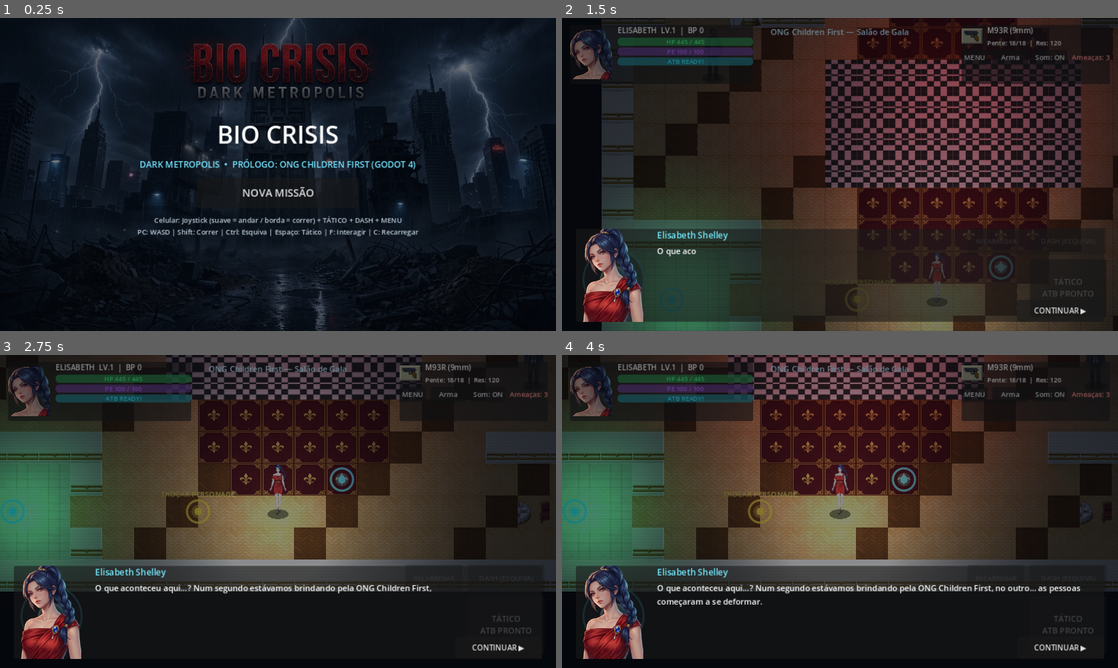
Above: before the commit, frames 1-4 (two rows, left to right).
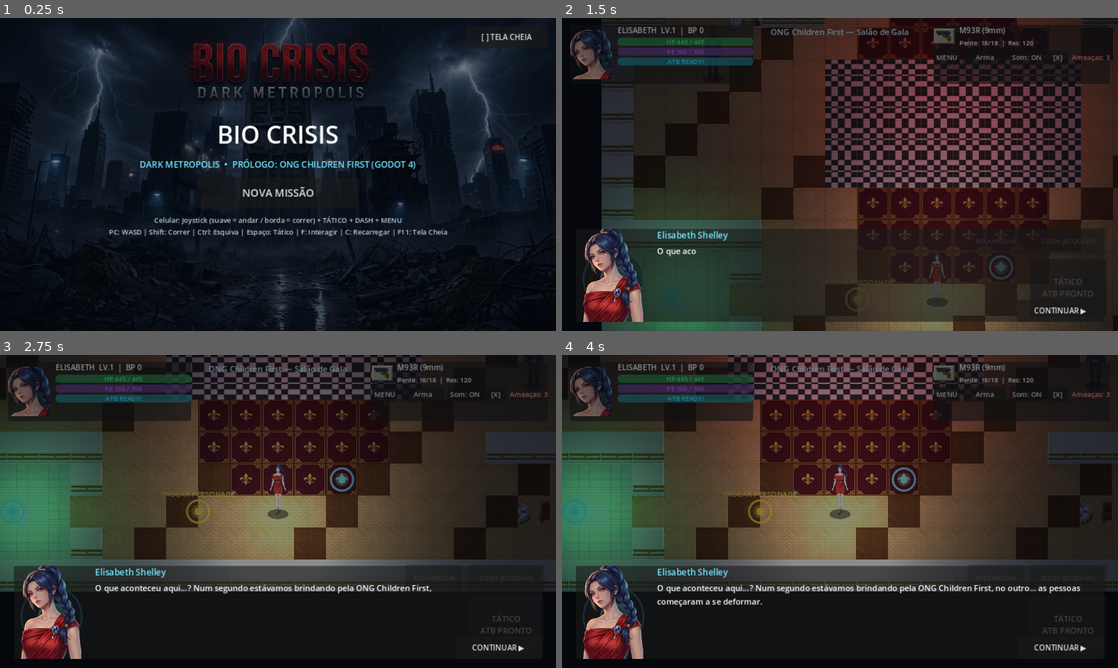
Above: after the commit, the same moments.

Repository: Edsephiroth/Bio-Crisis
Game: Godot game, scene res://src/ui/title_screen.tscn
The game is run twice, just before and just after one commit, with the same random seed, the same clock (stepped at 60 frames per second) and the same inputs. Sound files missing from this copy of the repository are replaced by a short silence.
Inputs (mouse positions are in pixels of both pictures, inside the frame that each line leads up to):
- Up to frame 1 (0.25 s): no input
- Up to frame 2 (1.5 s): click (1067, 36) at 0.5 s, where only the run after the commit has a clickable "[ ] TELA CHEIA"; click "NOVA MISSÃO" at 1.25 s
- Up to frame 3 (2.75 s): click (494, 395) at 2 s, where only the run after the commit has a clickable "[X]"
- Up to frame 4 (4 s): click "Arma" at 2.75 s; click "Som: ON" at 3.5 s

The runs differ from the first frame. In frame 1, 0.8% of the frame differs, in the area x 19-96%, y 4-70%; in frame 2, 1.0%; in frame 3, 1.0%; in frame 4, 1.1%, in the area x 66-91%, y 2-22%.

Commit message:
feat(ui): add cross-platform Fullscreen button for PC and mobile (Title + HUD + F11)

Diff:
--- a/src/autoload/game_state.gd
+++ b/src/autoload/game_state.gd
@@ -754,3 +754,54 @@
 
 	EventBus.player_stats_changed.emit()
 	return true
+
+
+func _unhandled_input(event: InputEvent) -> void:
+	if event is InputEventKey:
+		var key_ev: InputEventKey = event as InputEventKey
+		if key_ev.pressed and not key_ev.echo and key_ev.keycode == KEY_F11:
+			toggle_fullscreen()
+
+
+func is_fullscreen() -> bool:
+	if OS.has_feature("web"):
+		return bool(JavaScriptBridge.eval("Boolean(document.fullscreenElement || document.webkitFullscreenElement)", true))
+	var mode: int = DisplayServer.window_get_mode()
+	return mode == DisplayServer.WINDOW_MODE_FULLSCREEN or mode == DisplayServer.WINDOW_MODE_EXCLUSIVE_FULLSCREEN
+
+
+func toggle_fullscreen() -> bool:
+	var currently_fs: bool = is_fullscreen()
+	if OS.has_feature("web"):
+		if currently_fs:
+			JavaScriptBridge.eval("""
+				(function(){
+					try {
+						if (document.exitFullscreen) { document.exitFullscreen(); }
+						else if (document.webkitExitFullscreen) { document.webkitExitFullscreen(); }
+					} catch(e) {}
+				})();
+			""", true)
+			return false
+		else:
+			JavaScriptBridge.eval("""
+				(function(){
+					try {
+						var el = document.documentElement;
+						var fn = el.requestFullscreen || el.webkitRequestFullscreen || el.msRequestFullscreen;
+						if (fn) {
+							var p = fn.call(el, { navigationUI: 'hide' });
+							if (p && p.catch) { p.catch(function(){ try { fn.call(el); } catch(e2) {} }); }
+						}
+						if (screen && screen.orientation && screen.orientation.lock) {
+							screen.orientation.lock('landscape').catch(function(){});
+						}
+					} catch(e) {}
+				})();
+			""", true)
+			return true
+	if currently_fs:
+		DisplayServer.window_set_mode(DisplayServer.WINDOW_MODE_WINDOWED)
+		return false
+	DisplayServer.window_set_mode(DisplayServer.WINDOW_MODE_FULLSCREEN)
+	return true
--- a/src/ui/hud.gd
+++ b/src/ui/hud.gd
@@ -23,6 +23,7 @@
 @onready var btn_cancel: Button = %BtnCancel
 @onready var btn_switch_weapon: Button = %BtnSwitchWeapon
 @onready var btn_mute: Button = %BtnMute
+@onready var btn_fullscreen: Button = %BtnFullscreen
 @onready var btn_menu: Button = %BtnMenu
 @onready var inventory_menu: InventoryMenu = %InventoryMenu
 @onready var boss_bar_panel: PanelContainer = %BossBarPanel
@@ -40,6 +41,7 @@
 @onready var btn_restart: Button = %BtnRestart
 
 var toast_timer: float = 0.0
+var _fs_sync_timer: float = 0.0
 
 
 func _ready() -> void:
@@ -62,6 +64,7 @@
 	btn_cancel.pressed.connect(_on_btn_cancel_pressed)
 	btn_switch_weapon.pressed.connect(func() -> void: GameState.cycle_weapon())
 	btn_mute.pressed.connect(_on_btn_mute_pressed)
+	btn_fullscreen.pressed.connect(_on_btn_fullscreen_pressed)
 	btn_menu.pressed.connect(func() -> void: inventory_menu.open_menu())
 	btn_interact.pressed.connect(_on_btn_interact_pressed)
 	btn_dash.pressed.connect(_on_btn_dash_pressed)
@@ -72,6 +75,7 @@
 	end_overlay.visible = false
 	boss_bar_panel.visible = false
 	btn_interact.visible = false
+	_sync_fullscreen_btn()
 	_refresh_hud()
 
 
@@ -80,6 +84,10 @@
 		toast_timer -= delta
 		if toast_timer <= 0.0:
 			toast_label.text = ""
+	_fs_sync_timer += delta
+	if _fs_sync_timer >= 0.4:
+		_fs_sync_timer = 0.0
+		_sync_fullscreen_btn()
 	var lvl: ChildrenFirstHall = _get_level()
 	if lvl != null and lvl.player != null:
 		var cd: float = lvl.player.dash_cooldown
@@ -260,5 +268,14 @@
 	btn_mute.text = "Som: OFF" if muted else "Som: ON"
 
 
+func _sync_fullscreen_btn() -> void:
+	btn_fullscreen.text = "[X]" if GameState.is_fullscreen() else "[ ]"
+
+
+func _on_btn_fullscreen_pressed() -> void:
+	GameState.toggle_fullscreen()
+	_sync_fullscreen_btn()
+
+
 func _on_restart_pressed() -> void:
 	get_tree().reload_current_scene()
--- a/src/ui/hud.tscn
+++ b/src/ui/hud.tscn
@@ -116,7 +116,7 @@
 anchors_preset = 1
 anchor_left = 1.0
 anchor_right = 1.0
-offset_left = -270.0
+offset_left = -318.0
 offset_top = 12.0
 offset_right = -14.0
 offset_bottom = 114.0
@@ -156,7 +156,7 @@
 
 [node name="BottomRow" type="HBoxContainer" parent="TopRightPanel/VBox"]
 layout_mode = 2
-theme_override_constants/separation = 8
+theme_override_constants/separation = 6
 
 [node name="BtnMenu" type="Button" parent="TopRightPanel/VBox/BottomRow"]
 unique_name_in_owner = true
@@ -176,6 +176,14 @@
 layout_mode = 2
 theme_override_font_sizes/font_size = 12
 text = "Som: ON"
+
+[node name="BtnFullscreen" type="Button" parent="TopRightPanel/VBox/BottomRow"]
+unique_name_in_owner = true
+custom_minimum_size = Vector2(36, 0)
+layout_mode = 2
+tooltip_text = "Tela Cheia (F11)"
+theme_override_font_sizes/font_size = 12
+text = "[ ]"
 
 [node name="EnemiesLabel" type="Label" parent="TopRightPanel/VBox/BottomRow"]
 unique_name_in_owner = true
--- a/src/ui/title_screen.gd
+++ b/src/ui/title_screen.gd
@@ -2,12 +2,15 @@
 
 @onready var btn_continue: Button = %BtnContinue
 @onready var btn_start: Button = %BtnStart
+@onready var btn_fullscreen: Button = %BtnFullscreen
 @onready var save_info_label: Label = %SaveInfoLabel
 
 
 func _ready() -> void:
 	btn_start.pressed.connect(_on_start_pressed)
 	btn_continue.pressed.connect(_on_continue_pressed)
+	btn_fullscreen.pressed.connect(_on_fullscreen_pressed)
+	_sync_fullscreen_label()
 
 	if GameState.has_save_file():
 		var summary: Dictionary = GameState.get_save_summary()
@@ -23,6 +26,26 @@
 		save_info_label.visible = false
 
 
+var _fs_sync_timer: float = 0.0
+
+
+func _process(delta: float) -> void:
+	_fs_sync_timer += delta
+	if _fs_sync_timer >= 0.4:
+		_fs_sync_timer = 0.0
+		_sync_fullscreen_label()
+
+
+func _sync_fullscreen_label() -> void:
+	btn_fullscreen.text = "SAIR TELA CHEIA" if GameState.is_fullscreen() else "[ ] TELA CHEIA"
+
+
+func _on_fullscreen_pressed() -> void:
+	GameState.toggle_fullscreen()
+	_fs_sync_timer = 0.0
+	_sync_fullscreen_label()
+
+
 func _on_continue_pressed() -> void:
 	GameState.pending_load_from_save = true
 	get_tree().change_scene_to_file("res://src/levels/children_first_hall.tscn")
--- a/src/ui/title_screen.tscn
+++ b/src/ui/title_screen.tscn
@@ -92,5 +92,19 @@
 modulate = Color(0.82, 0.88, 0.94, 0.9)
 theme_override_font_sizes/font_size = 12
 text = "Celular: Joystick (suave = andar / borda = correr) + TÁTICO + DASH + MENU
-PC: WASD | Shift: Correr | Ctrl: Esquiva | Espaço: Tático | F: Interagir | C: Recarregar"
+PC: WASD | Shift: Correr | Ctrl: Esquiva | Espaço: Tático | F: Interagir | C: Recarregar | F11: Tela Cheia"
 horizontal_alignment = 1
+
+[node name="BtnFullscreen" type="Button" parent="."]
+unique_name_in_owner = true
+layout_mode = 1
+anchors_preset = 1
+anchor_left = 1.0
+anchor_right = 1.0
+offset_left = -156.0
+offset_top = 14.0
+offset_right = -14.0
+offset_bottom = 52.0
+grow_horizontal = 0
+theme_override_font_sizes/font_size = 13
+text = "[ ] TELA CHEIA"
